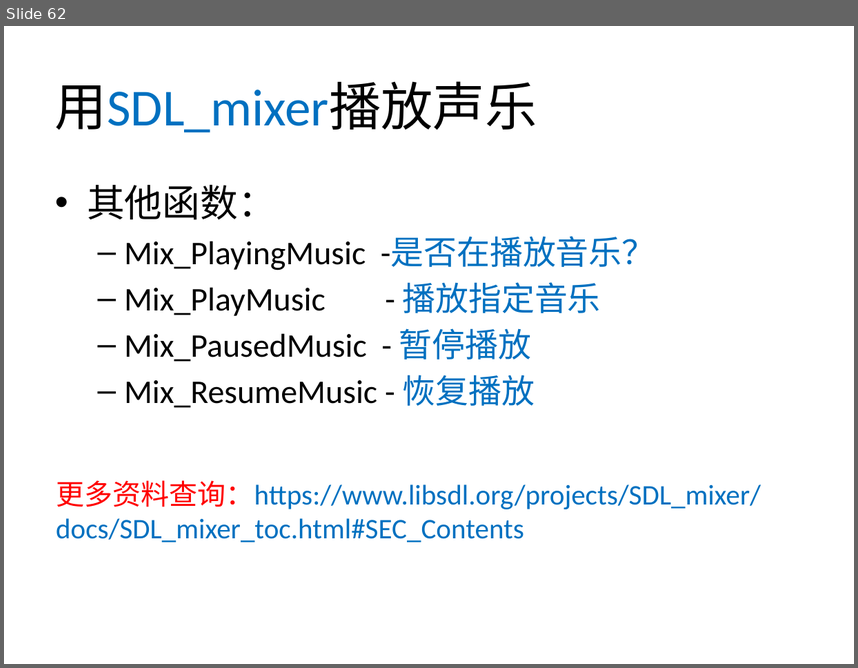
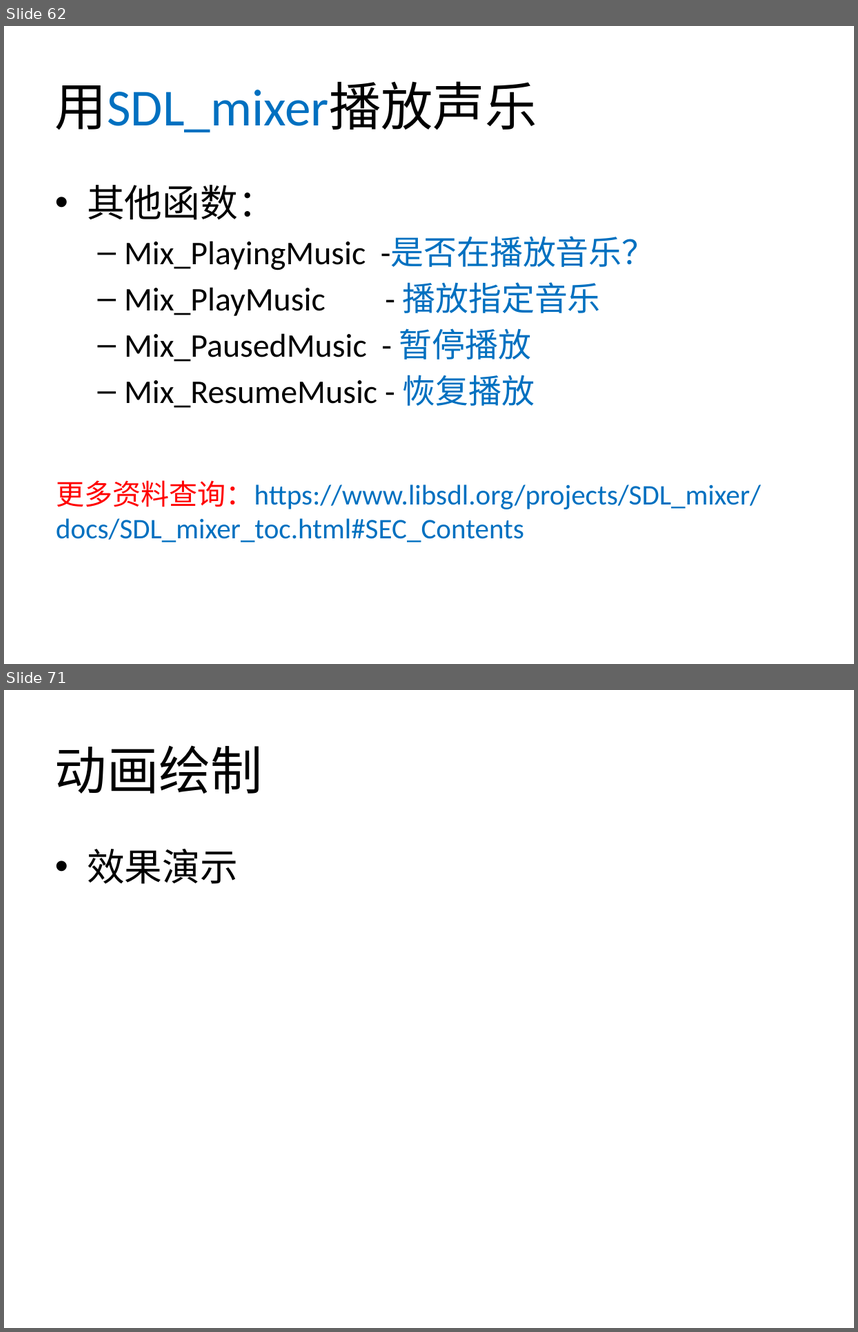
Before and after one commit to xinguo2015/SDL2Project2017, a slide deck: Tutorials/SDL2Tutorials.pptx. Shown one above the other, each under a label of ours: slide 62 before the commit, slides 62 and 71 after it; the slides between them are not shown. The pictures are 858x668 and 858x1332 pixels, drawn with LibreOffice and Linux fonts; fonts in the diff are those of the drawing; background and template pictures are left out. Boxes give left, top, right and bottom in pixels: in the first picture for what was removed or moved away, otherwise in the second. Text is boxed around its words. In the diff, an @@ line names an element or a change of style, - is before the commit and + after.

```diff
--- a/Tutorials/SDL2Tutorials.pptx
+++ b/Tutorials/SDL2Tutorials.pptx
@@ slide 71 added at <box>4,690,854,1328</box>, background #FFFFFF @@
@@ title added at <box>55,745,263,793</box>, 44 pt, text #000000 @@
+动画绘制
@@ text added at <box>87,849,238,884</box>, 32 pt, text #000000 @@
+• 效果演示
```
Also in this commit, not shown: 8 other slides added, 1 slide removed, 17 other files.
